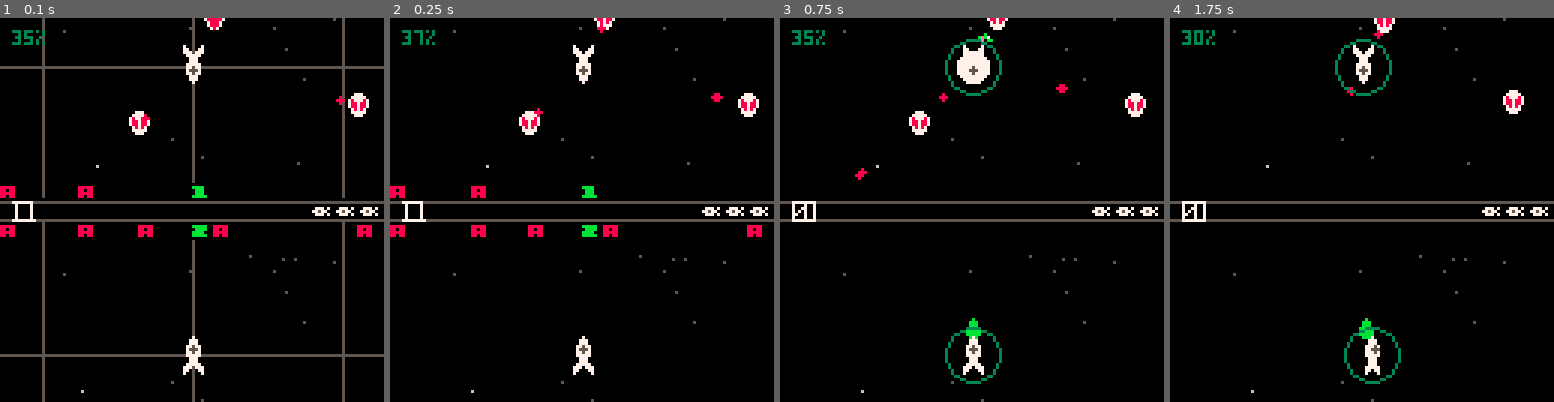
Above: before the commit, frames 1-4 (left to right).
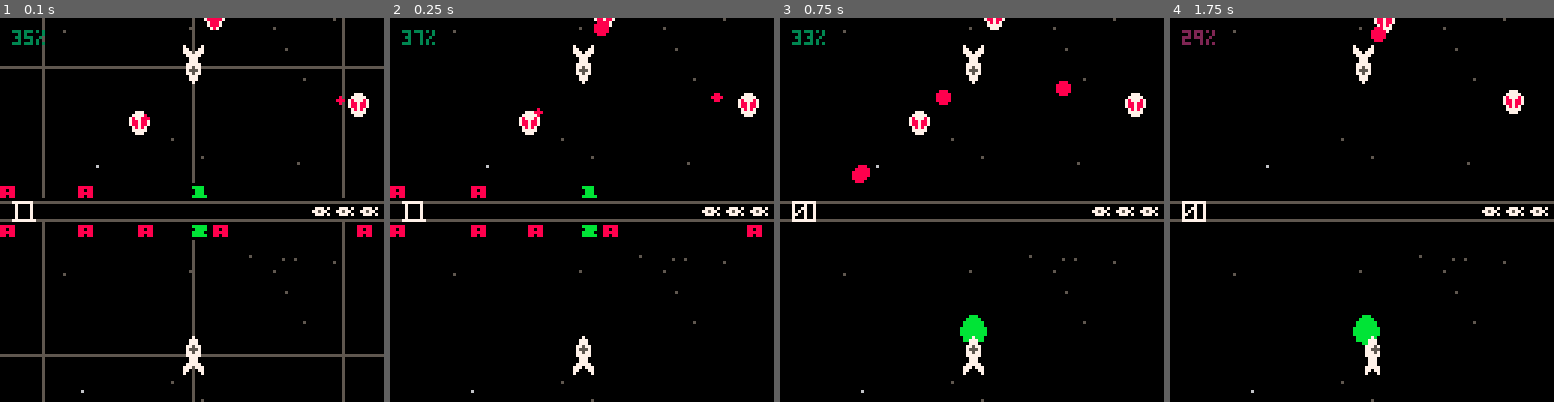
Above: after the commit, the same moments.

Repository: catnipped/friendlyfire
Game: PICO-8 cartridge friendlyfire.p8
Two runs of this game, one before a commit and one after it. Both use one fixed random seed, a clock stepped at 60 frames per second and the inputs below.
Inputs:
- Up to frame 1 (0.1 s): no input
- Up to frame 2 (0.25 s): no input
- Up to frame 3 (0.75 s): tap O (Z key) at 0.7 s
- Up to frame 4 (1.75 s): hold Right from 1.6 s (still down); tap O (Z key) at 1.7 s

Frame 1 is identical in both runs. In frame 2, less than 0.1% of the frame differs, in the area x 53-58%, y 0-5%; in frame 3, 1.6%, in the area x 6-76%, y 0-96%; in frame 4, 1.1%.

Commit message:
projs cant hit themselves

Diff:
--- a/friendlyfire.p8
+++ b/friendlyfire.p8
@@ -38,6 +38,7 @@
 		lives = 3,
 		players = {
 			{ id = 1,
+				type = "player",
 				x = const.bounds[1].x+100,
 				y = const.bounds[1].y+50,
 				rad = 3,
@@ -54,6 +55,7 @@
 				rateoffire = {0,0.3}
 			},
 			{ id = 2,
+				type = "player",
 				x = const.bounds[2].x+100,
 				y = const.bounds[2].y+50,
 				rad = 3,
@@ -349,7 +351,7 @@
 	each(neighbours, function(i)
 		local lrad = i.rad
 		if i.shield then lrad = i.shieldrad end
-		if collisioncheck(i.x,i.y,proj.x,proj.y,lrad,proj.rad) and (i.id ~= proj.id) then
+		if collisioncheck(i.x,i.y,proj.x,proj.y,lrad,proj.rad) and (i.id ~= proj.id) and i.type ~= "projectile" then
 			printh("collision!")
 			collision = {
 				x = proj.x,
@@ -366,9 +368,10 @@
 function spawnprojectile(p,color)
 	local proj = {
 		id = p.id,
+		type = "projectile",
 		x = p.x,
 		y =  p.y,
-		rad = 1,
+		rad = 2,
 		vector = p.projdir,
 		velocity = 1.2,
 		color = color,
@@ -408,6 +411,7 @@
 	if type == "alien" then
 		enemy = {
 			id = flr(rnd(1000)),
+			type ="enemy",
 			hp = 3,
 			x = pos[1],
 			y =  pos[2],
@@ -511,11 +515,11 @@
 		local hitgfx = spawngfx("ehit",i.object.hit.x,i.object.hit.y)
 		add(lstate.animations,hitgfx)
 
-
-		for e in all(lstate.enemies) do
-			if i.object.hit.id == e.id then
-				e.hp -= 1
-
+		if i.object.hit.type == "enemy" then
+			for e in all(lstate.enemies) do
+				if i.object.hit.id == e.id then
+					e.hp -= 1
+				end
 			end
 		end
 		if i.object.hit == lstate.players[1] or i.object.hit == lstate.players[2] then
@@ -559,7 +563,7 @@
 			gfx = function(gfx)
 				local clr = 7
 				if every(3,0,2) then clr = 11 end
-				circfill(gfx.x,gfx.y,4-gfx.frame/2,clr)
+				circfill(gfx.x,gfx.y,6-gfx.frame/2,clr)
 			end
 		}
 	end
@@ -703,7 +707,7 @@
 		if every(60,0,40) then spr(11+p1.id,x-1,y-1) end
 		pal()
 	end
-	if every(4,0,2) and p1.shield then circ(p1.x,p1.y,p1.shieldrad,3) end
+	--if every(4,0,2) and p1.shield then circ(p1.x,p1.y,p1.shieldrad,3) end
 	if p1.id == 2 then flipy = true end
 	if btn(0,p1.id-1) then
 		spr(2,p1.x-3,p1.y-8,1,2,true,flipy)
@@ -725,7 +729,7 @@
 		else
 			local color = 7
 			if every(3,0,2) then color = proj.color end
-			circfill(proj.x,proj.y,proj.rad,color)
+			circfill(proj.x,proj.y,1+flr(rnd(proj.rad)),color)
 		end
 	end
 
